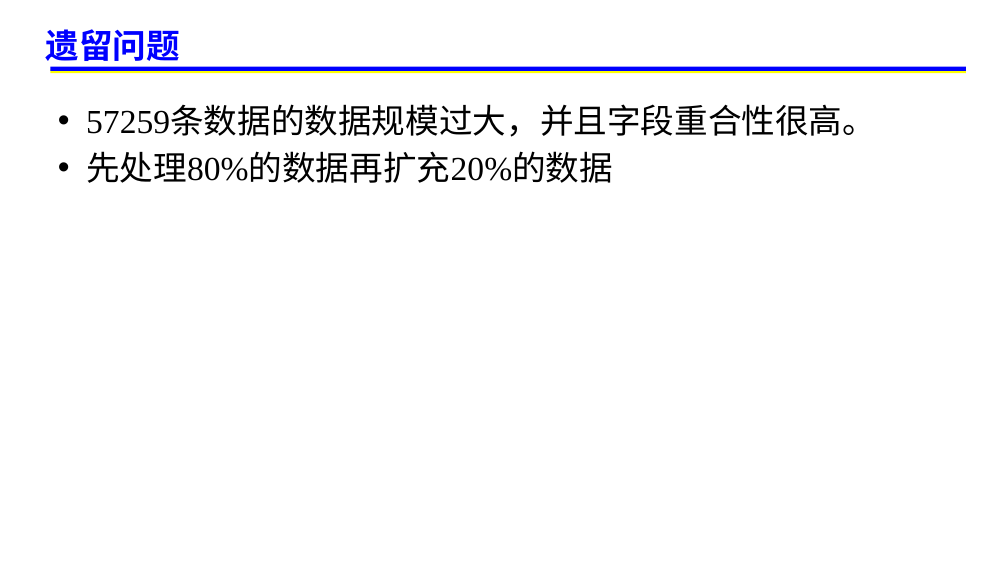
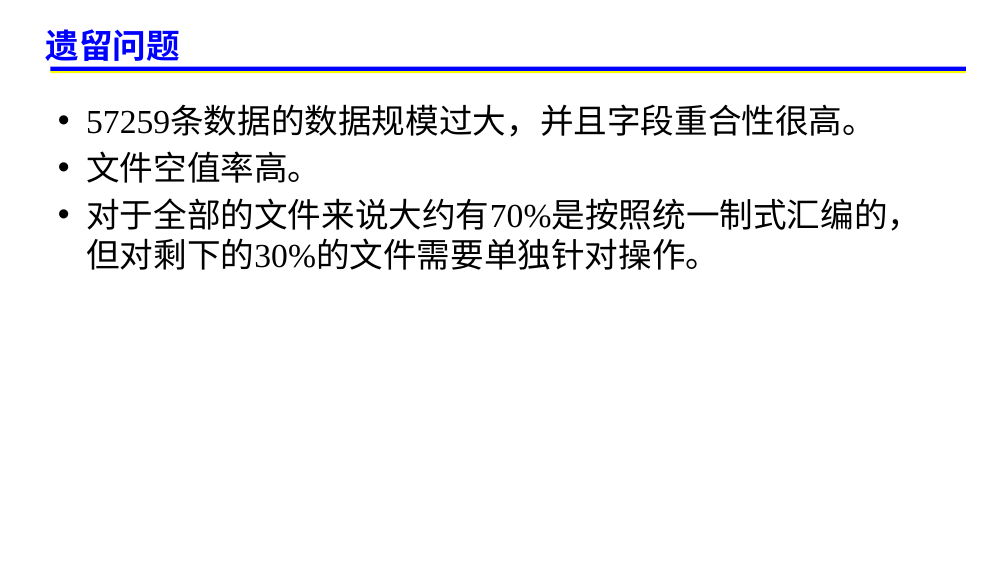
Before and after one commit to yangzhe0/PostGraduate, a slide deck: slide 3 of 寒假规划.pptx (slide 2 before the commit). Drawn at 1008x567 pixels with LibreOffice and Linux fonts; fonts in the diff are those of the drawing; background and template pictures are left out. Boxes give left, top, right and bottom in pixels: in the first picture for what was removed or moved away, otherwise in the second. Text is boxed around its words. In the diff, an @@ line names an element or a change of style, - is before the commit and + after.

```diff
--- a/寒假规划.pptx
+++ b/寒假规划.pptx
@@ text at [86,151,921,270]: text changed @@
-• 先处理80%的数据再扩充20%的数据
+• 文件空值率高。
+• 对于全部的文件来说大约有70%是按照统一制式汇编的，但对剩下的30%的文件需要单独针对操作。
```
Also in this commit, not shown: 4 slides added.
